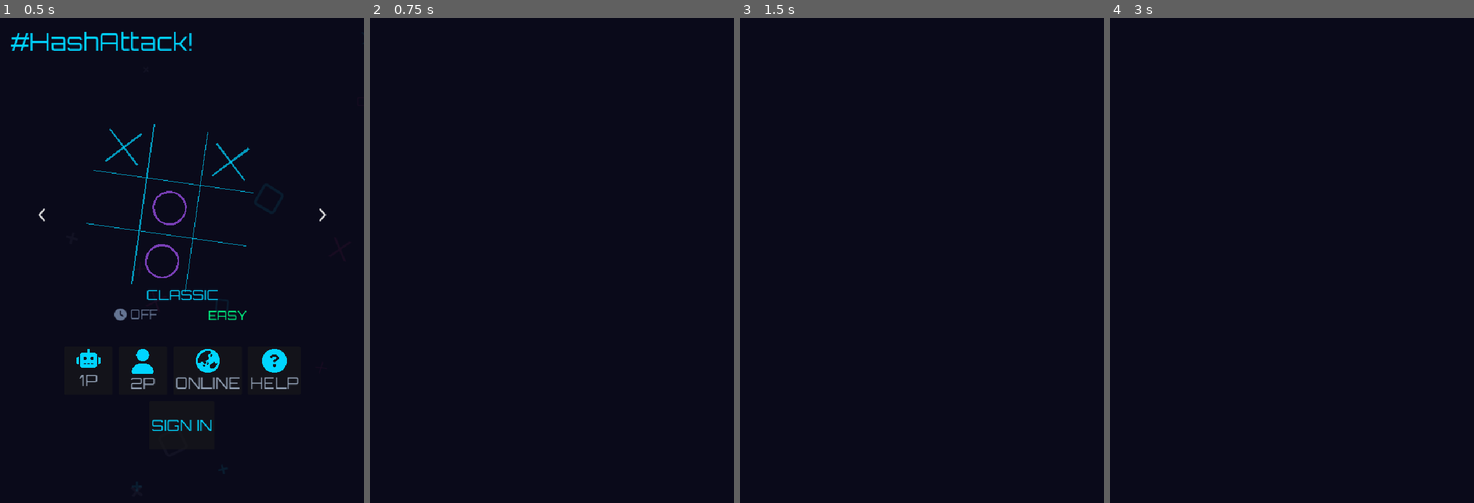
Above: before the commit, frames 1-4 (left to right).
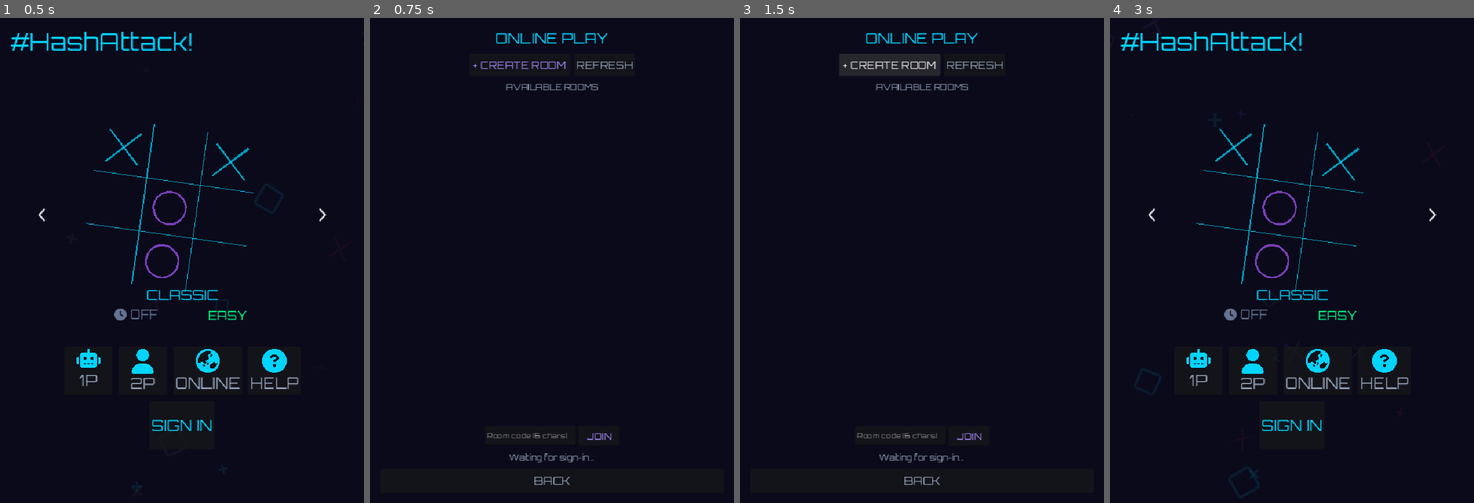
Above: after the commit, the same moments.

Repository: weilies/nexus-arcade
Game: Godot game, scene res://scenes/MainMenu.tscn
Same seed, same stepped clock (60 frames per second), same inputs: the game is played once before the commit and once after it.
Inputs (mouse positions are in pixels of both pictures, inside the frame that each line leads up to):
- Up to frame 1 (0.5 s): no input
- Up to frame 2 (0.75 s): click "ONLINE" at 0.5 s
- Up to frame 3 (1.5 s): click (889, 66) at 1.25 s, where only the run after the commit has a clickable "+ CREATE ROOM"
- Up to frame 4 (3 s): click (1342, 66) at 2 s, where only the run after the commit has a clickable "REFRESH"; click (1292, 478) at 2.75 s, where only the run after the commit has a clickable "BACK"

Frame 1 is identical in both runs. In frame 2, 1.1% of the frame differs, in the area x 28-73%, y 3-97%; in frame 3, 2.2%; in frame 4, 3.4%, in the area x 3-90%, y 2-95%.
Error before the commit: Parse Error: Cannot infer the type of "captured" variable because the value doesn't have a set type. (res://scenes/OnlineLobby.gd:293)

Commit message:
fix(hashattack): explicit String type on captured vars in lambda closures
GDScript cannot infer type of loop variable captured in a lambda when the
loop iterates an Array literal — requires explicit annotation.

Co-Authored-By: Claude Sonnet 4.6 (1M context) <noreply@anthropic.com>

Diff:
--- a/games/hashattack/scenes/OnlineLobby.gd
+++ b/games/hashattack/scenes/OnlineLobby.gd
@@ -290,7 +290,7 @@
 		var b := _mk_button(m.to_upper(), 13, CYAN if m == mode_default else MUTED)
 		b.custom_minimum_size = Vector2(96, 34)
 		mode_btns[m] = b
-		var captured := m
+		var captured: String = m
 		b.pressed.connect(func():
 			mode_ref[0] = captured
 			for k in mode_btns:
@@ -313,7 +313,7 @@
 		var b := _mk_button(t, 13, ACCENT if t == timer_default else MUTED)
 		b.custom_minimum_size = Vector2(74, 34)
 		timer_btns[t] = b
-		var captured := t
+		var captured: String = t
 		b.pressed.connect(func():
 			timer_ref[0] = captured
 			for k in timer_btns:
Not shown, changed: portal/public/games/hashattack/index.html
Not shown, changed: portal/public/games/hashattack/index.pck
